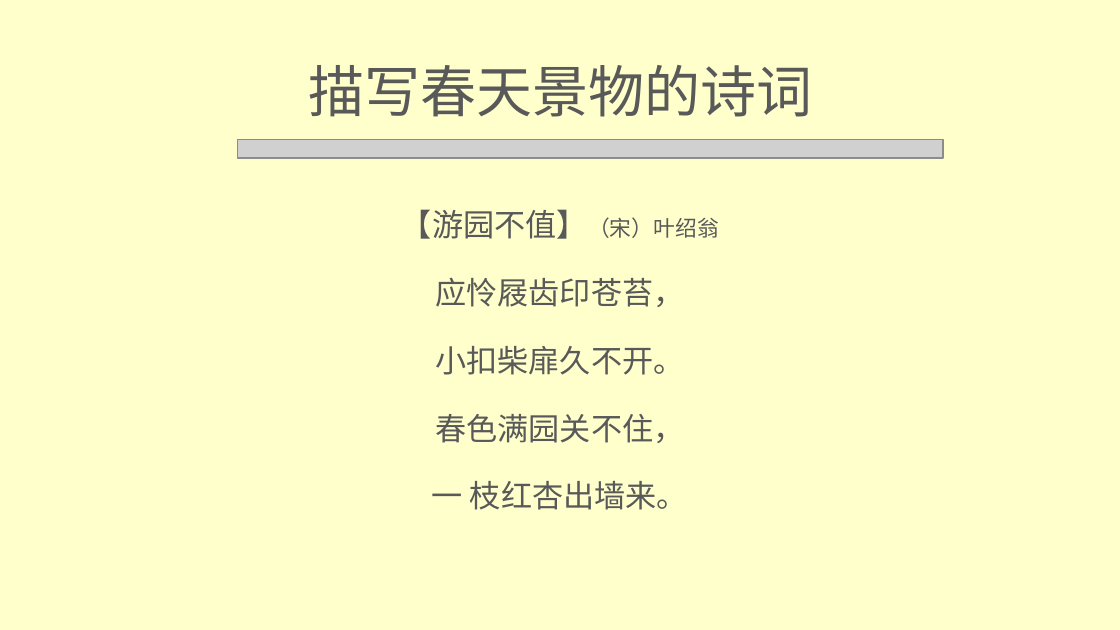
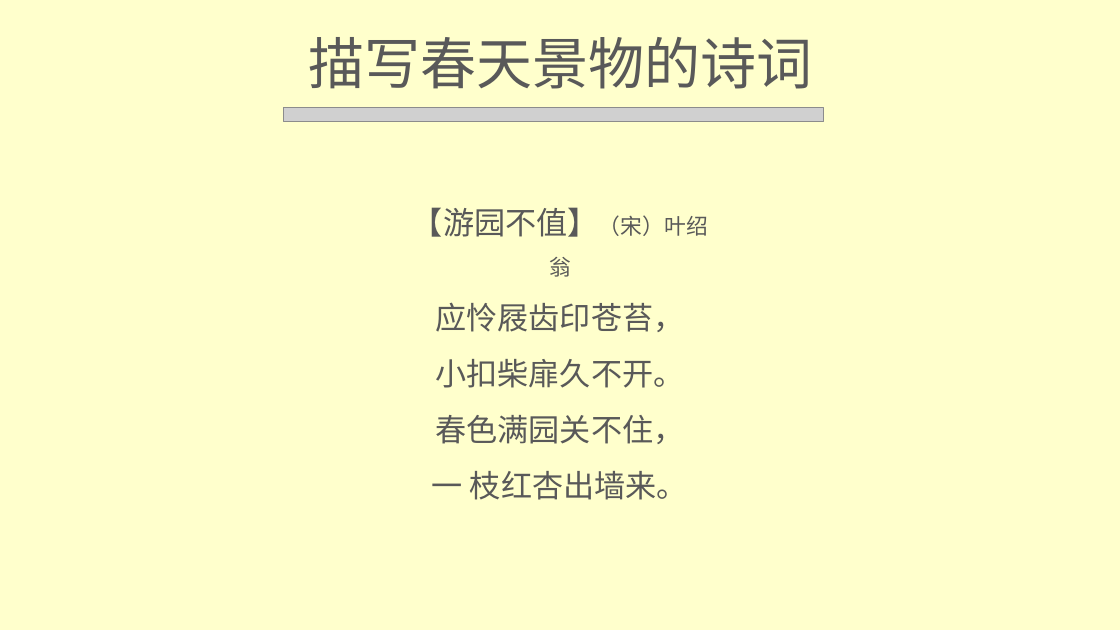
Before and after one commit to CancerXiaoAi/demo, a slide deck: slide 4 of 大学信息技术/项目4/实训1/慧雅诗韵.pptx. Drawn at 1120x630 pixels with LibreOffice and Linux fonts; fonts in the diff are those of the drawing; grey boxes stand for pictures; background and template pictures are left out. Boxes give left, top, right and bottom in pixels: in the first picture for what was removed or moved away, otherwise in the second. Text is boxed around its words. In the diff, an @@ line names an element or a change of style, - is before the commit and + after.

```diff
--- a/大学信息技术/项目4/实训1/慧雅诗韵.pptx
+++ b/大学信息技术/项目4/实训1/慧雅诗韵.pptx
@@ title "描写春天景物的诗词": place and size @@
-title "描写春天景物的诗词" at bbox=[308, 65, 812, 117]
+title "描写春天景物的诗词" at bbox=[308, 37, 812, 89]
@@ picture: place and size @@
-picture at bbox=[237, 140, 943, 158]
+picture at bbox=[283, 108, 824, 122]
@@ text "【游园不值】（宋）叶绍翁": place and size @@
-text "【游园不值】（宋）叶绍翁" at bbox=[401, 209, 719, 510]
+text "【游园不值】（宋）叶绍翁" at bbox=[412, 207, 708, 500]
@@ text "【游园不值】（宋）叶绍翁" at bbox=[412, 207, 708, 500]: less space between paragraphs @@
```
Also in this commit, not shown: 10 other slides changed, 2 other files.
